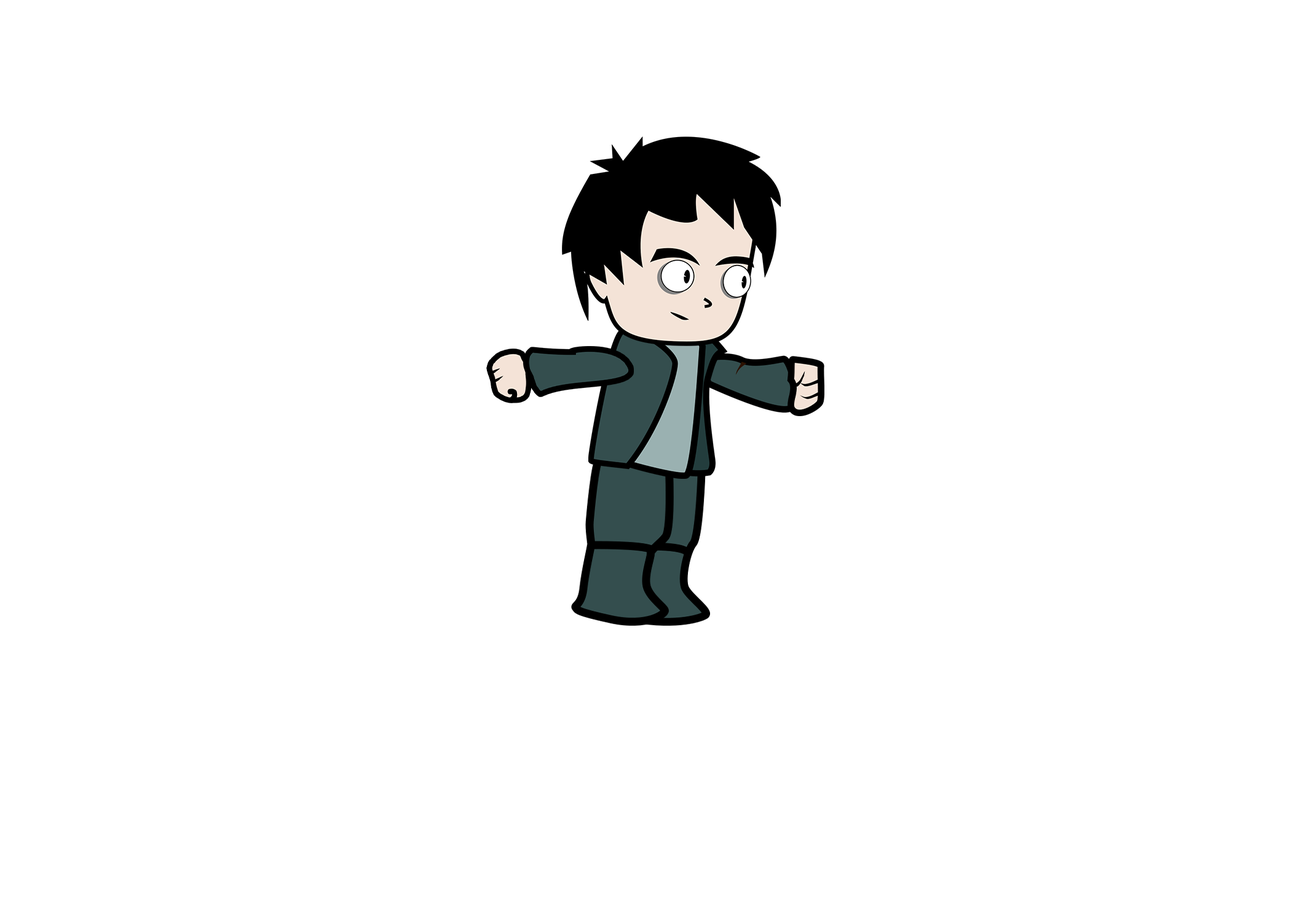
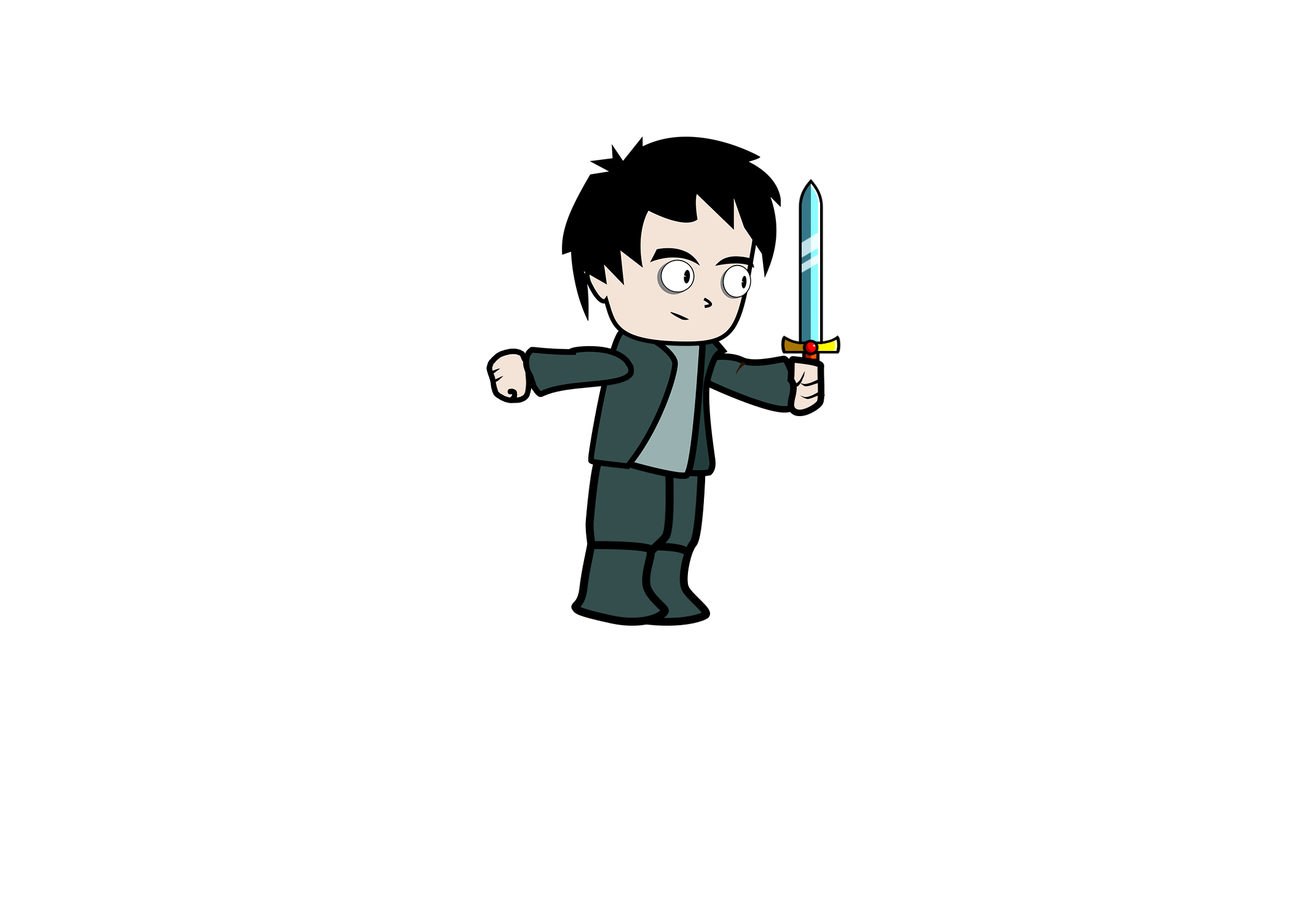
The second 1291×922 image is a revision of the first. Changes to its layers:
added layer "Layer 1" over <box>781,178,842,397</box>
